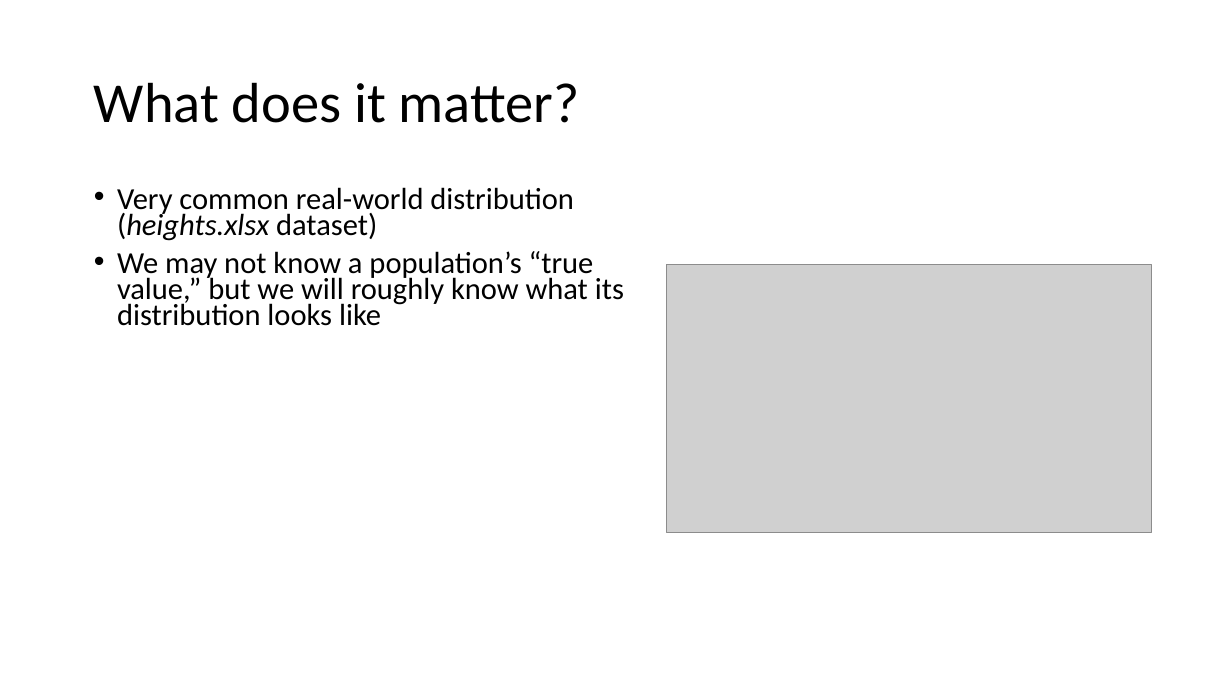
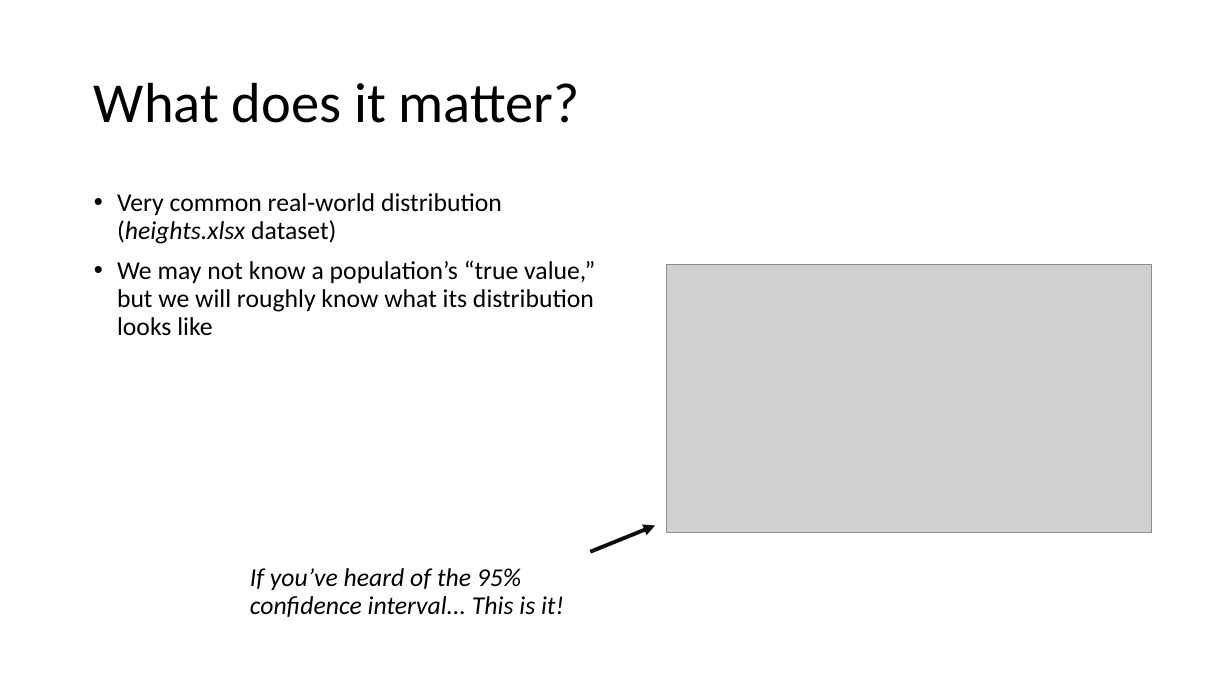
Before and after one commit to summerofgeorge/empirical-rule-demo, a slide deck: slide 4 of empircal-rule-demo.pptx. Drawn at 1232x693 pixels with LibreOffice and Linux fonts; fonts in the diff are those of the drawing; grey boxes stand for pictures. Boxes give left, top, right and bottom in pixels: in the first picture for what was removed or moved away, otherwise in the second. Text is boxed around its words. In the diff, an @@ line names an element or a change of style, - is before the commit and + after.

```diff
--- a/empircal-rule-demo.pptx
+++ b/empircal-rule-demo.pptx
@@ text "Very common real-world distribution (heights.xlsx ..." at (x1=117, y1=193, x2=595, y2=335): size 23.8 to 20 pt; line spacing 0.7 to 0.9 @@
@@ arrow added from (591, 552) to (655, 526), #0D0D0D 3 pt @@
@@ text added at (x1=250, y1=568, x2=564, y2=617), 20 pt, text #000000, italic @@
+If you’ve heard of the 95% confidence interval... This is it!
```
Also in this commit, not shown: 1 slide added, 2 slides removed.
